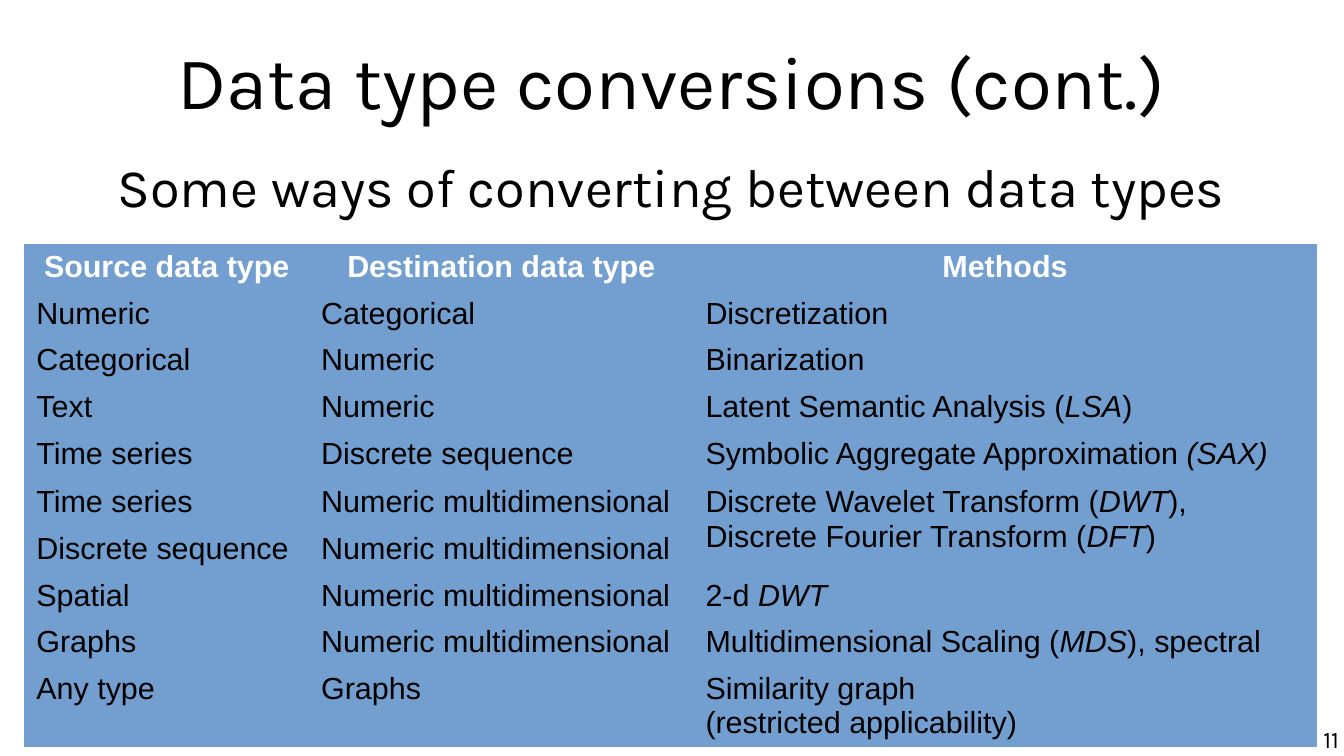
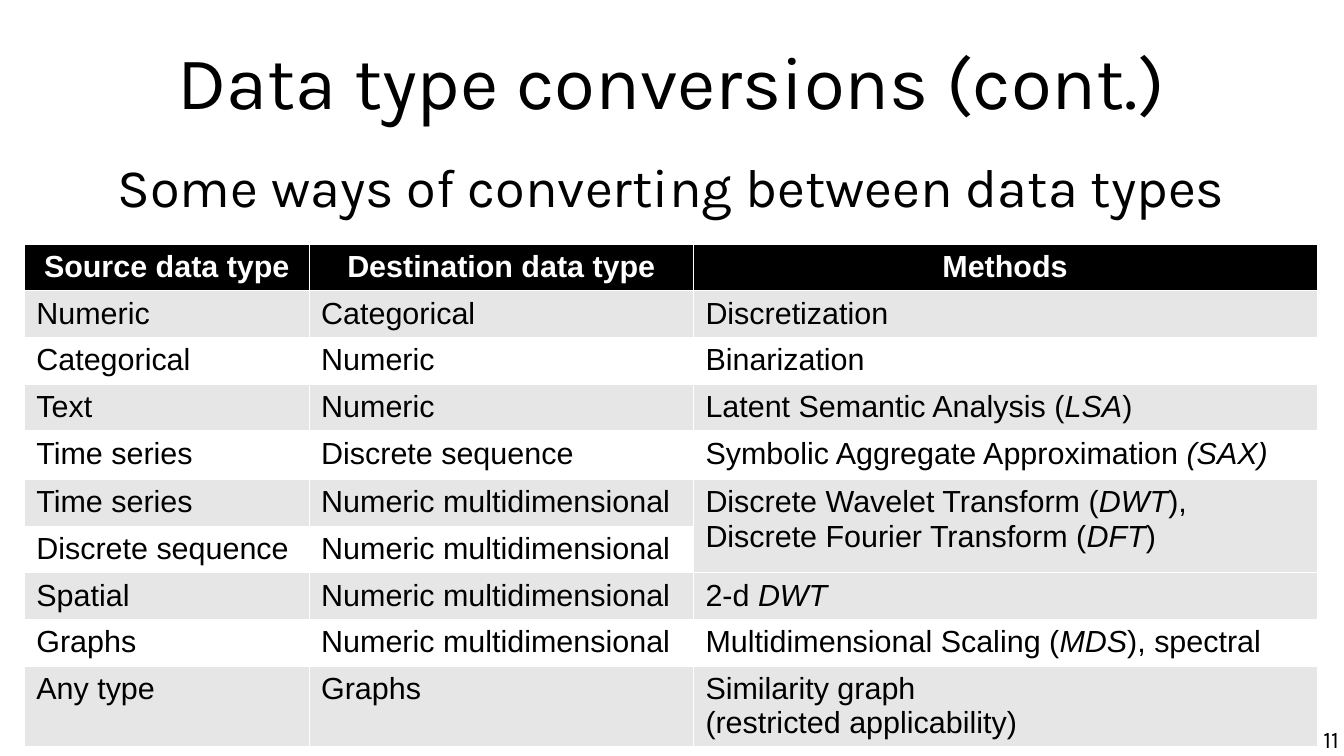
Before and after one commit to marco-calautti/data-mining-course, a slide deck: slide 11 of theory/odp/tt03_data_types.odp. Drawn at 1344x756 pixels with LibreOffice and Linux fonts; fonts in the diff are those of the drawing. Boxes give left, top, right and bottom in pixels: in the first picture for what was removed or moved away, otherwise in the second. Text is boxed around its words. In the diff, an @@ line names an element or a change of style, - is before the commit and + after.

```diff
--- a/theory/odp/tt03_data_types.odp
+++ b/theory/odp/tt03_data_types.odp
@@ table at [24,244,1317,746] @@
@@ fill #729FCF to #000000 in row 1 @@
@@ fill #729FCF to #E6E6E6 in 15 cells @@
@@ fill #729FCF to #FFFFFF in 11 cells @@
@@ borders changed @@
```
Also in this commit, not shown: 2 other slides changed, 2 other files.
